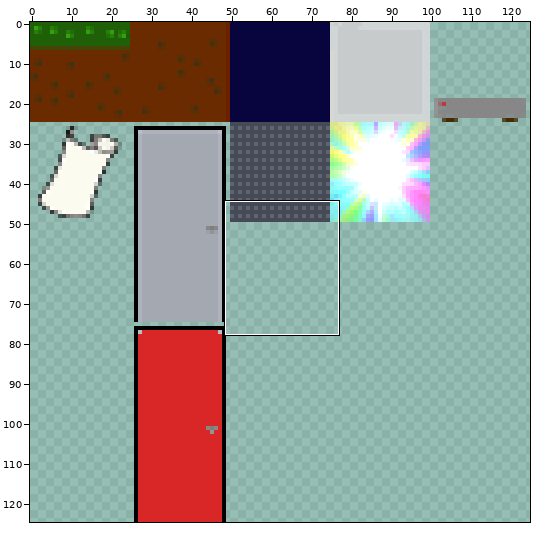
File history of a sprite sheet, games/slideMan/assets/textureMap_.png. The first picture is a wide view before the edit; the outline marks the close-up.
Close-up. Old version:
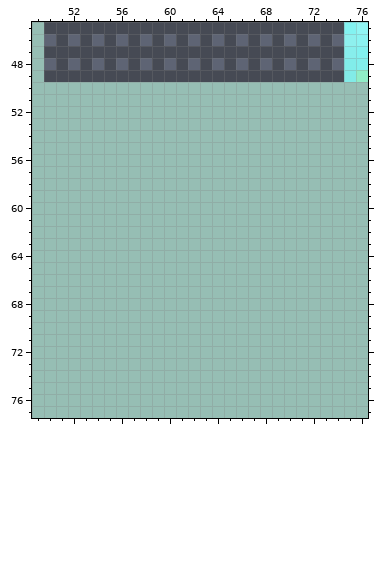
The file is 125x125 pixels. Pixels under 10% opacity are left out. Colours within 5 levels of each other are drawn and written as one. Shown: x 49..76, y 45..77.
The same view after the edit:
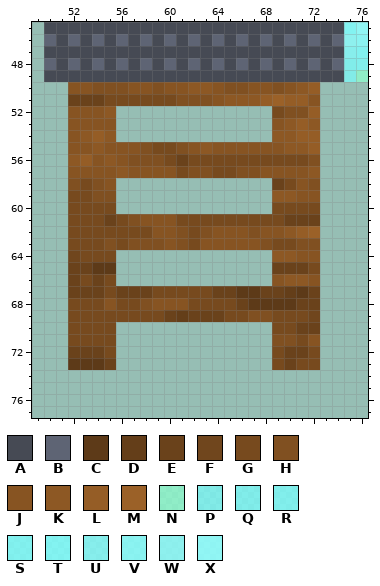
Palette (. is transparent): A #464a54  B #5e6474  C #5d3a18  D #643e19  E #6a421b  F #70461d  G #774a1e  H #805021  J #875422  K #8d5824  L #955d26  M #9b6128  N #8dffcfb7  P #79ffffaf  Q #79ffffb7  R #7bffffbf  S #7dffffc8  T #7effffce  U #82ffffbe  V #88ffffd1  W #8cffffc6  X #90ffffdb
Changes in this commit:
y 50: x 52..72 ..................... -> JJHHHJJHJJKKJHHJJHJKL
y 51: x 52..72 ..................... -> EEEGGGGGGHHHJKKKLMLLJ
y 52: x 52..55 .... -> JJJK; x 69..72 .... -> GHHL
y 53: x 52..55 .... -> JJJJ; x 69..72 .... -> JKLK
y 54: x 52..55 .... -> JKLK; x 69..72 .... -> KKLL
y 55: x 52..72 ..................... -> JJKJJJHGGHJKJJJJJJKKL
y 56: x 52..72 ..................... -> KLJKJHHHGEGGGGGGGGGGH
y 57: x 52..72 ..................... -> JJJJKJJJJGHHGGHHJJJJK
y 58: x 52..55 .... -> HGHJ; x 69..72 .... -> EGJH
y 59: x 52..55 .... -> GGHH; x 69..72 .... -> KKJJ
y 60: x 52..55 .... -> GGGG; x 69..72 .... -> GGGG
y 61: x 52..72 ..................... -> GGGEGHJJJGGGGGGGGGEEE
y 62: x 52..72 ..................... -> GGGGGGGJJHGHJJJHJJKLM
y 63: x 52..72 ..................... -> GGGHGHHHJHGJJJJJHGGHH
y 64: x 52..55 .... -> FGGG; x 69..72 .... -> KKJJ
y 65: x 52..55 .... -> EECC; x 69..72 .... -> EEEG
y 66: x 52..55 .... -> EGEG; x 69..72 .... -> JKKJ
y 67: x 52..72 ..................... -> EEEGEEEGGGGGEECCEEDCE
y 68: x 52..72 ..................... -> GGGJGGHJJJGGGGECCCCEE
y 69: x 52..72 ..................... -> GGGGGGGGEDEEEGGHHGGGF
y 70: x 52..55 .... -> GGGG; x 69..72 .... -> GGEE
y 71: x 52..55 .... -> GGGG; x 69..72 .... -> HHGJ
y 72: x 52..55 .... -> EEEG; x 69..72 .... -> GEEG
y 73: x 52..55 .... -> CCCE; x 69..72 .... -> GEGG
Changed places in both close-ups, as pixel boxes (x1, y1, x2, y2):
added: (68, 82, 320, 370)
